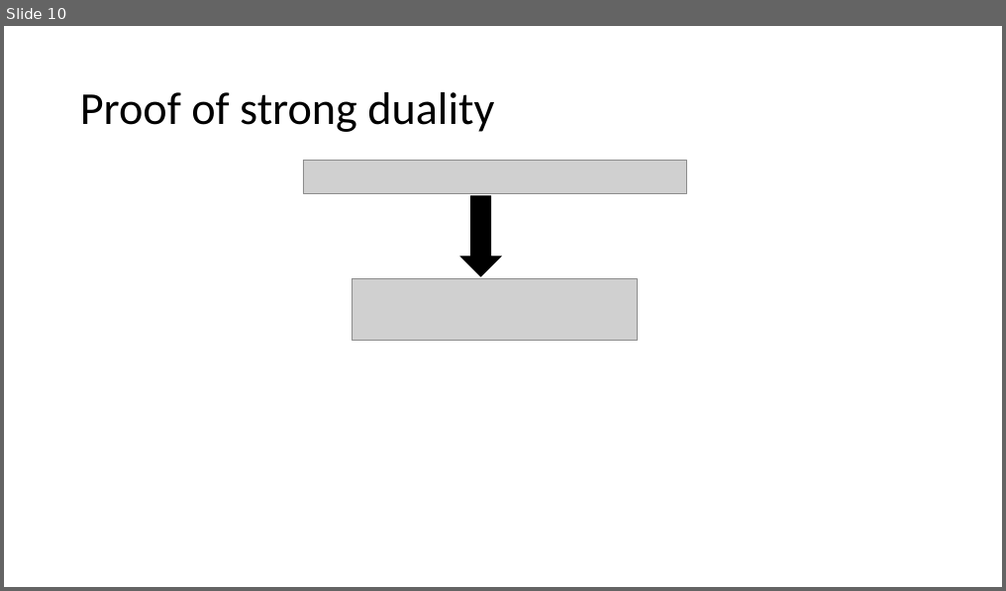
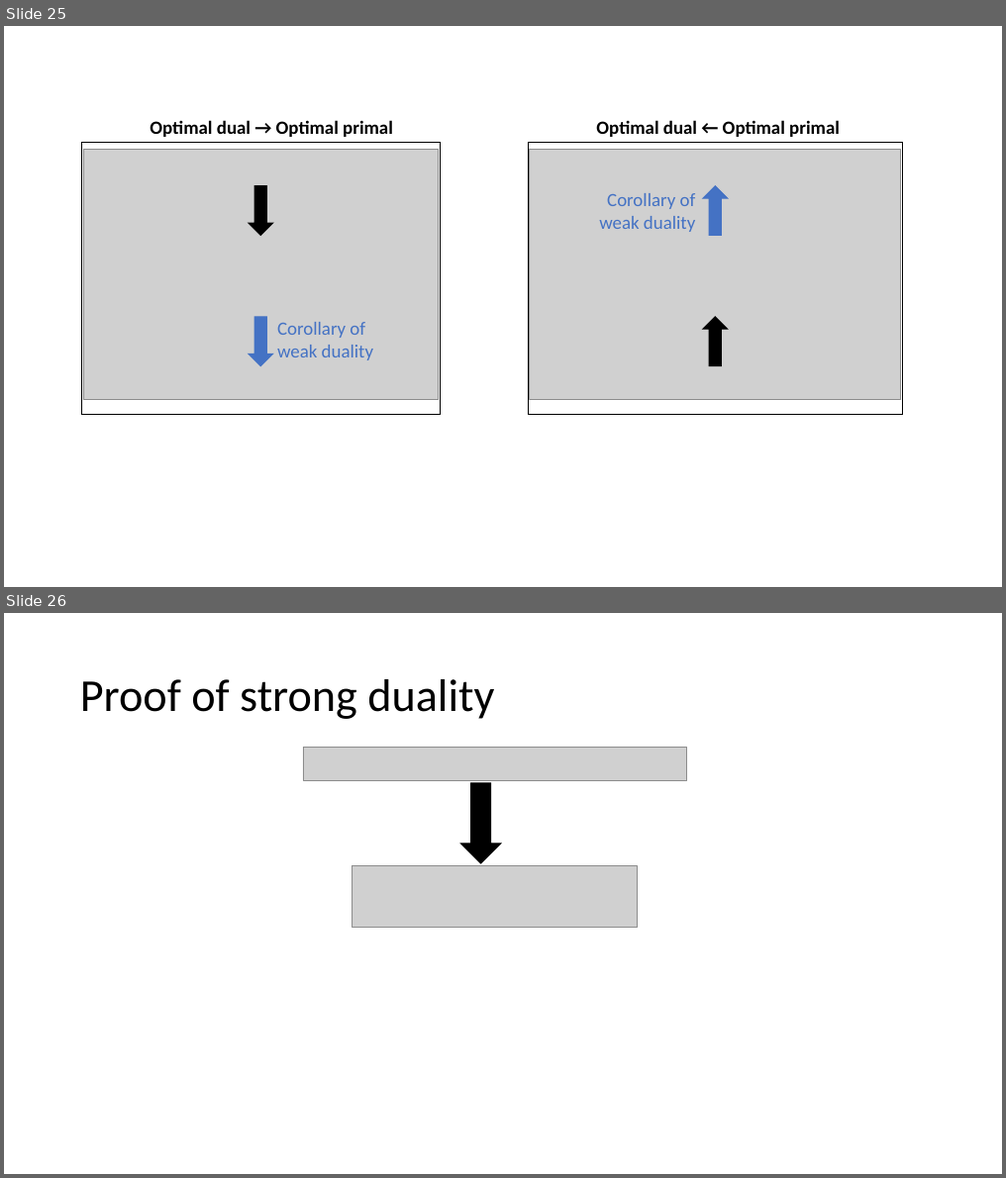
Before and after one commit to khanhnguyendata/duality, a slide deck: ppt/Duality copy.pptx. Shown one above the other, each under a label of ours: slide 10 before the commit, slides 25 and 26 after it. The pictures are 1006x591 and 1006x1178 pixels, drawn with LibreOffice and Linux fonts; fonts in the diff are those of the drawing; grey boxes stand for pictures. Boxes give left, top, right and bottom in pixels: in the first picture for what was removed or moved away, otherwise in the second. Text is boxed around its words. In the diff, an @@ line names an element or a change of style, - is before the commit and + after.

```diff
--- a/ppt/Duality copy.pptx
+++ b/ppt/Duality copy.pptx
@@ slide 25 added at box(4, 26, 1002, 587), background #FFFFFF @@
@@ rectangle added at box(82, 143, 440, 414), outline #000000 1 pt @@
@@ text added at box(150, 120, 393, 137), 18 pt, text #000000, bold @@
+Optimal dual → Optimal primal
@@ rectangle added at box(528, 143, 902, 414), outline #000000 1 pt @@
@@ text added at box(596, 120, 840, 137), 18 pt, text #000000, bold @@
+Optimal dual ← Optimal primal
@@ picture added at box(83, 150, 439, 400) @@
@@ picture added at box(530, 150, 901, 400) @@
@@ down arrow added at box(249, 186, 273, 236), fill #000000, outline #000000 1 pt @@
@@ text added at box(599, 193, 696, 232), 18 pt, text #4472C4 @@
+Corollary of weak duality
@@ down arrow added at box(703, 186, 728, 236), fill #4472C4, outline #4472C4 1 pt @@
@@ down arrow added at box(249, 317, 273, 367), fill #4472C4, outline #4472C4 1 pt @@
@@ text added at box(277, 322, 373, 361), 18 pt, text #4472C4 @@
+Corollary of weak duality
@@ down arrow added at box(703, 317, 728, 367), fill #000000, outline #000000 1 pt @@
@@ what was slide 10 is now slide 26 @@
```
Also in this commit, not shown: 2 slides changed, 16 other slides added, 2 other files.
